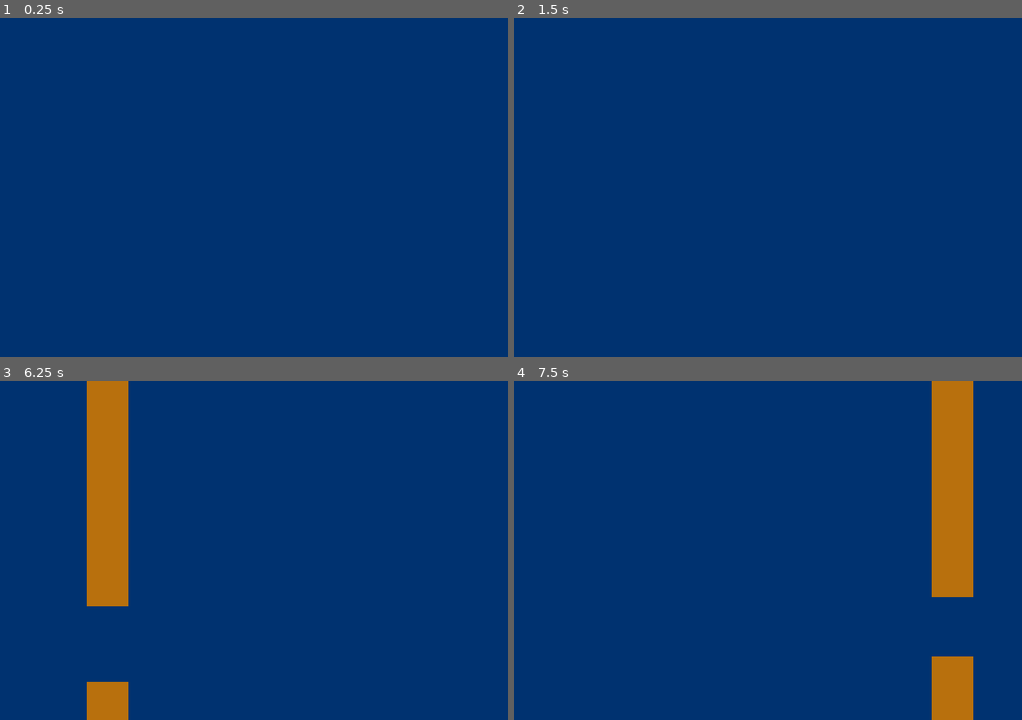
Above: before the commit, frames 1-4 (two rows, left to right).
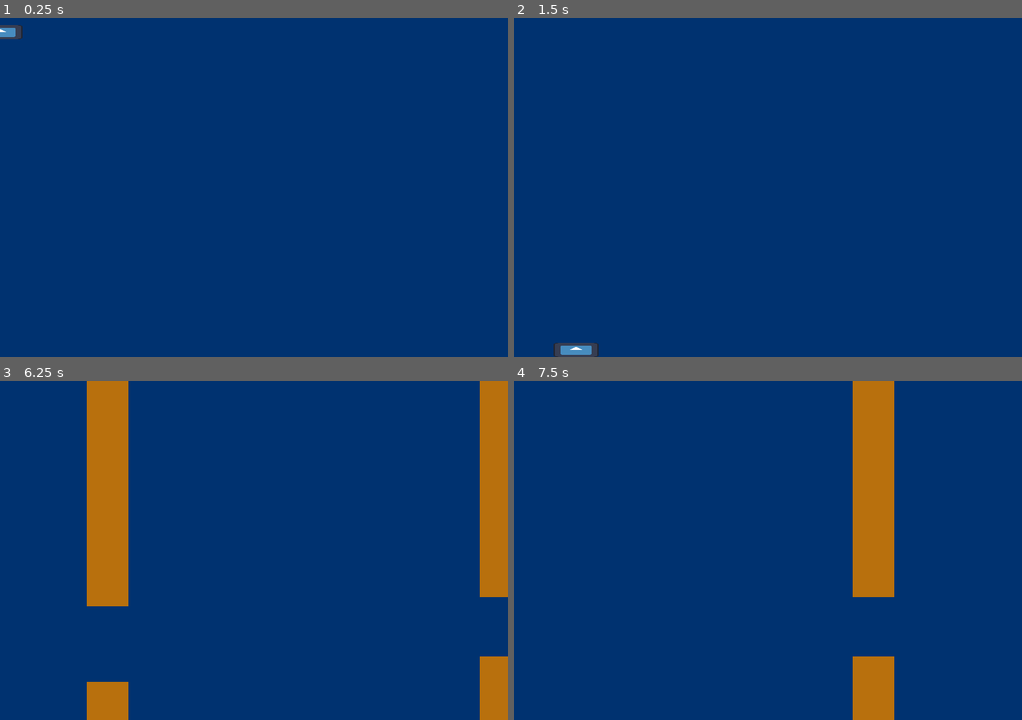
Above: after the commit, the same moments.

Repository: KreaeTerra/Proppy-Plane
Game: Godot game, scene res://scenes/world.tscn
The game is run twice, just before and just after one commit, with the same random seed, the same clock (stepped at 60 frames per second) and the same inputs. The engine's default icon, where the game draws it, is replaced by a stand-in: a white triangle on a blue panel in a dark square.
Inputs:
- Up to frame 1 (0.25 s): no input
- Up to frame 2 (1.5 s): hold Right (ui_right) 0.53-1.28 s; hold Left (ui_left) from 1.28 s (still down)
- Up to frame 3 (6.25 s): tap Enter at 2 s; release Left (ui_left) at 2.03 s; hold Right (ui_right) 2.03-2.78 s; hold Up (ui_up) 2.78-3.53 s; hold Left (ui_left) 3.53-5.78 s; hold Right (ui_right) from 5.78 s (still down)
- Up to frame 4 (7.5 s): release Right (ui_right) at 6.53 s; hold Up (ui_up) 6.53-7.28 s; hold Right (ui_right) from 7.28 s (still down)

The runs differ from the first frame. In frame 1, 0.2% of the frame differs, in the area x 0-5%, y 2-7%; in frame 2, 0.4%; in frame 3, 4.6%; in frame 4, 14%, in the area x 66-91%, y 0-100%.

Commit message:
Adjust the pillar spawn timer to be shorter

Diff:
--- a/scenes/world.tscn
+++ b/scenes/world.tscn
@@ -1,6 +1,7 @@
-[gd_scene load_steps=2 format=3 uid="uid://dyw34rn6apu6v"]
+[gd_scene load_steps=3 format=3 uid="uid://dyw34rn6apu6v"]
 
 [ext_resource type="Script" path="res://scripts/world.gd" id="1_xcusl"]
+[ext_resource type="PackedScene" uid="uid://b1xj0tsrr44q" path="res://scenes/plane.tscn" id="2_h6ayy"]
 
 [node name="World" type="Node2D"]
 script = ExtResource("1_xcusl")
@@ -13,4 +14,6 @@
 [node name="PillarTimer" type="Timer" parent="."]
 wait_time = 4.0
 
+[node name="Plane" parent="." instance=ExtResource("2_h6ayy")]
+
 [connection signal="timeout" from="PillarTimer" to="." method="_on_pillar_timer_timeout"]
--- a/scripts/world.gd
+++ b/scripts/world.gd
@@ -16,5 +16,5 @@
 func _on_pillar_timer_timeout():
 	var pillar_instance = Pillar.instantiate()
 	add_child(pillar_instance)
-	timer.wait_time = randf_range(3, 4.5)
+	timer.wait_time = randf_range(1.5, 4.0)
 	timer.start()
